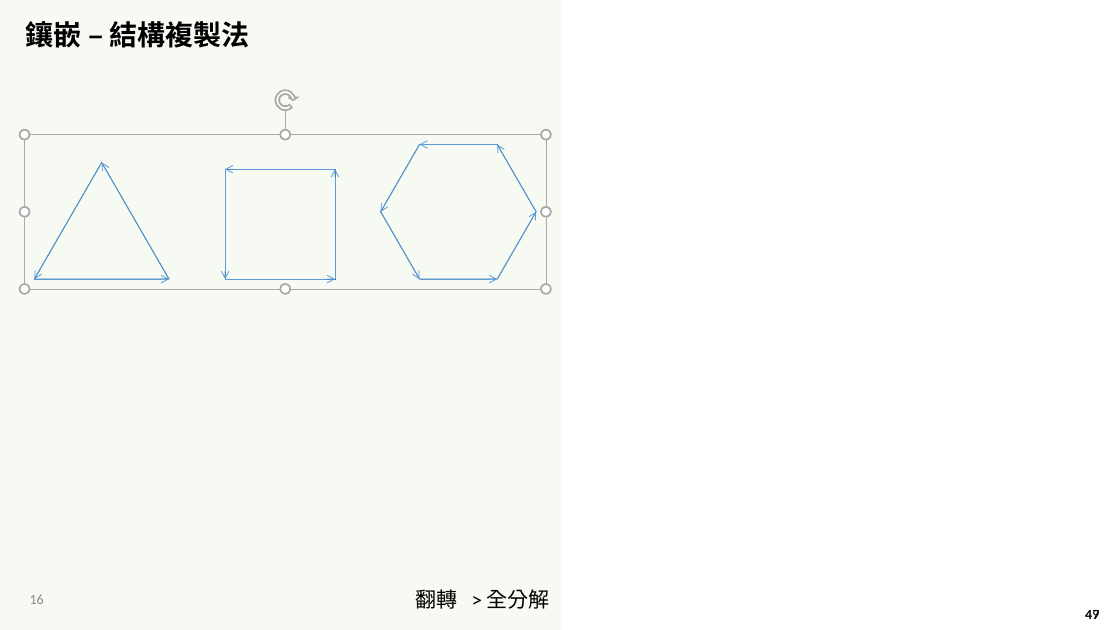
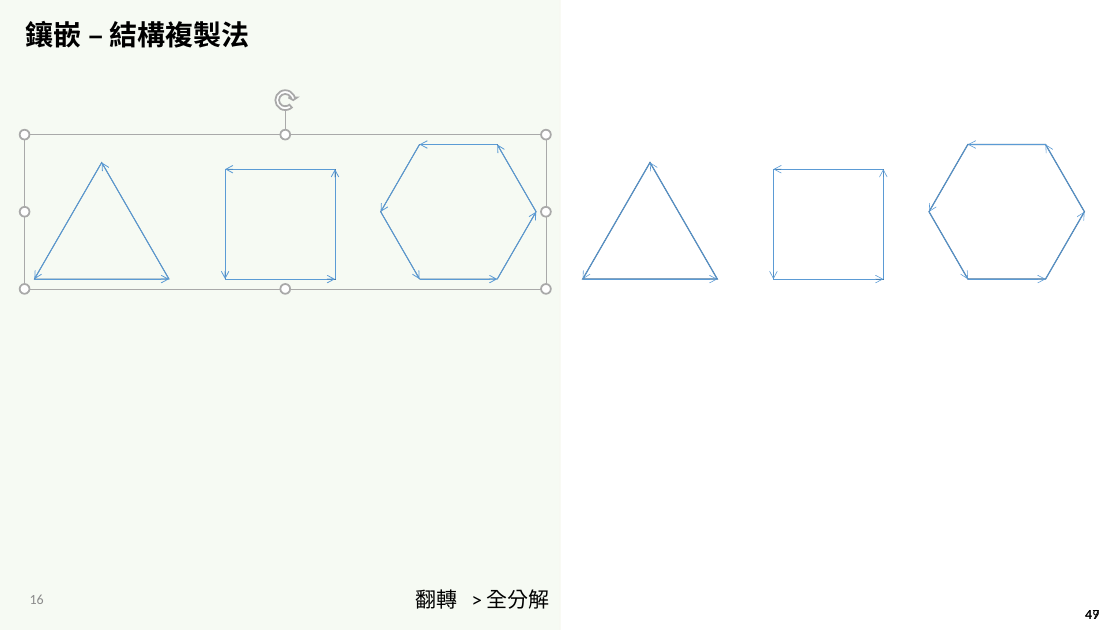
Before and after one commit to LittleD3092/My-Vault, a slide deck: slide 16 of Patterning and Drawing/4/AMA-數藝-5-1-2-密鋪-基礎-直接法-2023-1104.pptx. Drawn at 1120x630 pixels with LibreOffice and Linux fonts; fonts in the diff are those of the drawing; background and template pictures are left out. Boxes give left, top, right and bottom in pixels: in the first picture for what was removed or moved away, otherwise in the second. Text is boxed around its words. In the diff, an @@ line names an element or a change of style, - is before the commit and + after.

```diff
--- a/Patterning and Drawing/4/AMA-數藝-5-1-2-密鋪-基礎-直接法-2023-1104.pptx
+++ b/Patterning and Drawing/4/AMA-數藝-5-1-2-密鋪-基礎-直接法-2023-1104.pptx
@@ freeform shape added at [929,145,1085,279], outline #43739E 1 pt @@
@@ arrow added from (968, 145) to (929, 212), #5B9BD5 0.5 pt @@
@@ arrow added from (1046, 145) to (968, 145), #5B9BD5 0.5 pt @@
@@ arrow added from (1085, 212) to (1046, 145), #5B9BD5 0.5 pt @@
@@ freeform shape added at [583,162,718,279], outline #43739E 1 pt @@
@@ arrow added from (650, 162) to (583, 279), #5B9BD5 0.5 pt @@
@@ arrow added from (718, 279) to (650, 162), #5B9BD5 0.5 pt @@
@@ freeform shape added at [774,169,884,279], outline #43739E 1 pt @@
@@ arrow added from (884, 169) to (774, 169), #5B9BD5 0.5 pt @@
@@ arrow added from (774, 169) to (774, 279), #5B9BD5 0.5 pt @@
@@ arrow added from (884, 279) to (884, 169), #5B9BD5 0.5 pt @@
@@ arrow added from (929, 212) to (968, 279), #5B9BD5 0.5 pt @@
@@ arrow added from (1046, 279) to (1085, 212), #5B9BD5 0.5 pt @@
@@ arrow added from (583, 279) to (718, 279), #5B9BD5 0.5 pt @@
@@ arrow added from (774, 279) to (884, 279), #5B9BD5 0.5 pt @@
@@ arrow added from (968, 279) to (1046, 279), #5B9BD5 0.5 pt @@
```
Also in this commit, not shown: 35 other slides changed, 2 slides added, 2 other files.
